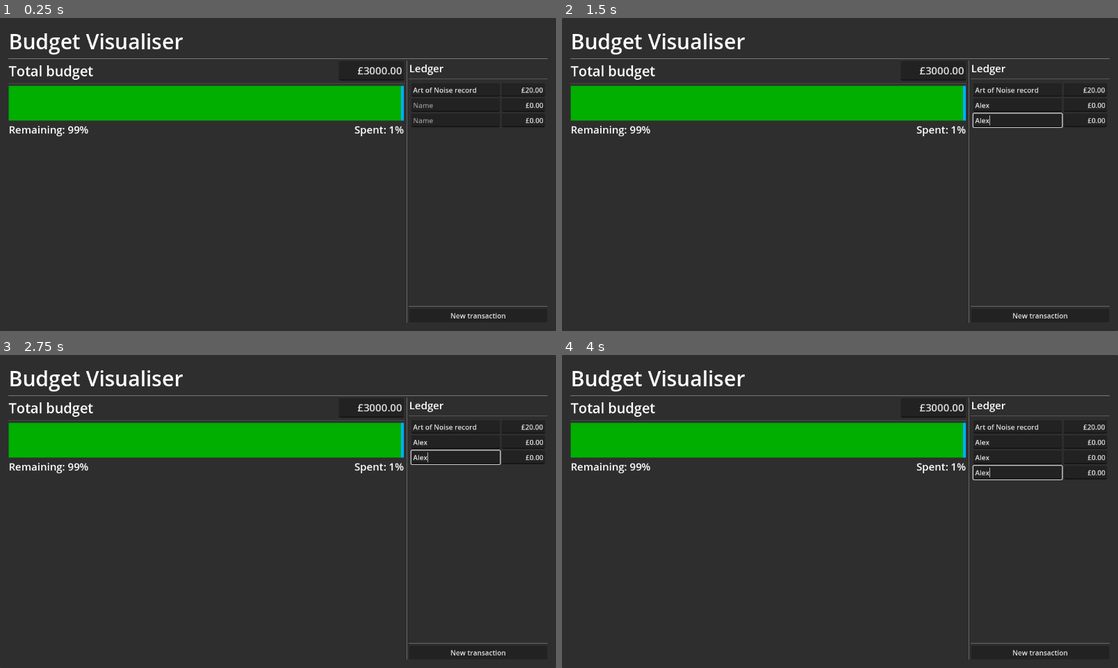
Above: before the commit, frames 1-4 (two rows, left to right).
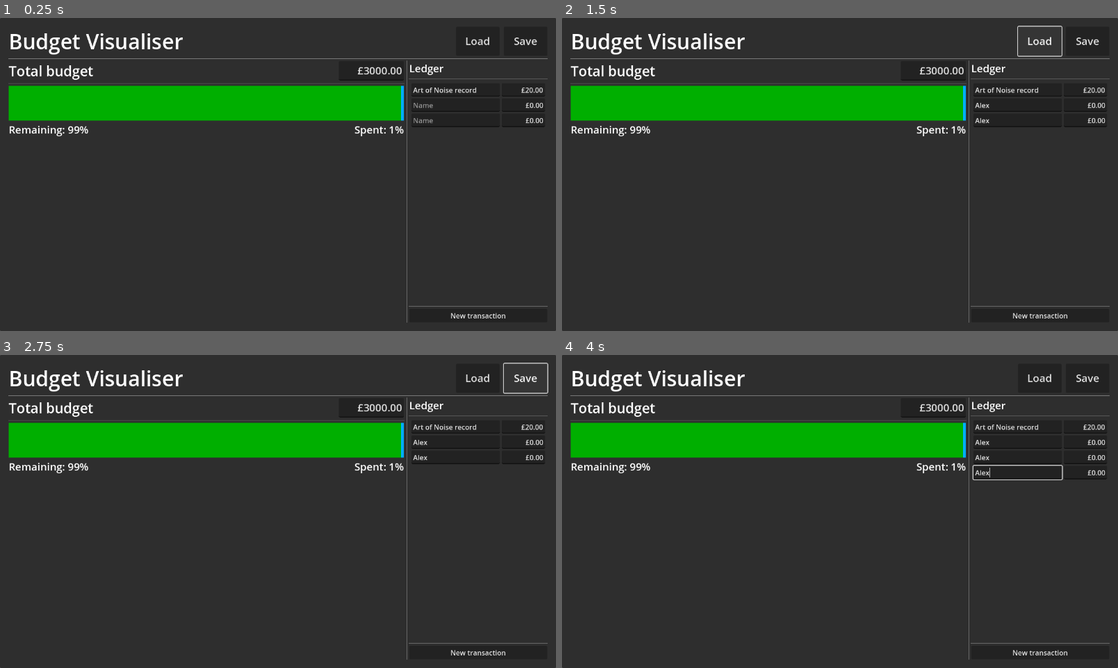
Above: after the commit, the same moments.

Repository: phrasmotica/budget-visualiser
Game: Godot game, scene res://app.tscn
The game is run twice, just before and just after one commit, with the same random seed, the same clock (stepped at 60 frames per second) and the same inputs.
Inputs (mouse positions are in pixels of both pictures, inside the frame that each line leads up to):
- Up to frame 1 (0.25 s): no input
- Up to frame 2 (1.5 s): click (1017, 105) at 0.52 s; type "Alex" at 0.6 s; click (1017, 121) at 0.75 s; type "Alex" at 0.83 s; click (1040, 39) at 1.25 s, where only the run after the commit has a clickable "Load"
- Up to frame 3 (2.75 s): click (528, 376) at 2 s, where only the run after the commit has a clickable "Save"
- Up to frame 4 (4 s): click "New transaction" at 2.75 s; click (1017, 473) at 3.52 s; type "Alex" at 3.6 s

The runs differ from the first frame. In frame 1, 0.1% of the frame differs, in the area x 83-97%, y 6-9%; in frame 2, 0.3%; in frame 3, 0.3%, in the area x 73-99%, y 2-36%; in frame 4, 0.1%.

Commit message:
Add load/save buttons to UI, and ensure UI elements are updated after loading

Diff:
--- a/app.tscn
+++ b/app.tscn
@@ -15,4 +15,5 @@
 [connection signal="app_open" from="." to="SaverLoader" method="_on_app_app_open"]
 [connection signal="app_quit" from="." to="UI" method="_on_app_app_quit"]
 [connection signal="created_save_data" from="UI" to="SaverLoader" method="_on_ui_created_save_data"]
+[connection signal="requested_load" from="UI" to="SaverLoader" method="_on_ui_requested_load"]
 [connection signal="loaded_data" from="SaverLoader" to="UI" method="_on_saver_loader_loaded_data"]
--- a/scenes/ui.tscn
+++ b/scenes/ui.tscn
@@ -20,10 +20,27 @@
 [node name="VBoxContainer" type="VBoxContainer" parent="MarginContainer"]
 layout_mode = 2
 
-[node name="HeaderLabel" type="Label" parent="MarginContainer/VBoxContainer"]
+[node name="HBoxContainer2" type="HBoxContainer" parent="MarginContainer/VBoxContainer"]
 layout_mode = 2
+theme_override_constants/separation = 10
+
+[node name="HeaderLabel" type="Label" parent="MarginContainer/VBoxContainer/HBoxContainer2"]
+layout_mode = 2
+size_flags_horizontal = 3
 theme_override_font_sizes/font_size = 48
 text = "Budget Visualiser"
+
+[node name="LoadButton" type="Button" parent="MarginContainer/VBoxContainer/HBoxContainer2"]
+custom_minimum_size = Vector2(100, 0)
+layout_mode = 2
+theme_override_font_sizes/font_size = 24
+text = "Load"
+
+[node name="SaveButton" type="Button" parent="MarginContainer/VBoxContainer/HBoxContainer2"]
+custom_minimum_size = Vector2(100, 0)
+layout_mode = 2
+theme_override_font_sizes/font_size = 24
+text = "Save"
 
 [node name="HSeparator" type="HSeparator" parent="MarginContainer/VBoxContainer"]
 layout_mode = 2
@@ -33,6 +50,7 @@
 size_flags_vertical = 3
 
 [node name="BudgetPanel" parent="MarginContainer/VBoxContainer/HBoxContainer" instance=ExtResource("1_iffwd")]
+unique_name_in_owner = true
 layout_mode = 2
 spent = 20.0
 
@@ -40,8 +58,11 @@
 layout_mode = 2
 
 [node name="LedgerPanel" parent="MarginContainer/VBoxContainer/HBoxContainer" instance=ExtResource("1_tkijw")]
+unique_name_in_owner = true
 custom_minimum_size = Vector2(300, 0)
 layout_mode = 2
 
+[connection signal="pressed" from="MarginContainer/VBoxContainer/HBoxContainer2/LoadButton" to="." method="_on_load_button_pressed"]
+[connection signal="pressed" from="MarginContainer/VBoxContainer/HBoxContainer2/SaveButton" to="." method="_on_save_button_pressed"]
 [connection signal="budget_changed" from="MarginContainer/VBoxContainer/HBoxContainer/BudgetPanel" to="." method="_on_budget_panel_budget_changed"]
 [connection signal="transactions_changed" from="MarginContainer/VBoxContainer/HBoxContainer/LedgerPanel" to="MarginContainer/VBoxContainer/HBoxContainer/BudgetPanel" method="_on_ledger_panel_transactions_changed"]
--- a/scripts/budget_panel.gd
+++ b/scripts/budget_panel.gd
@@ -1,5 +1,5 @@
 @tool
-extends MarginContainer
+class_name BudgetPanel extends MarginContainer
 
 @export
 var total_budget: float = 3000:
@@ -26,6 +26,9 @@
 @onready
 var budget_bar: BudgetBar = %BudgetBar
 
+@onready
+var ledger_panel: LedgerPanel = %LedgerPanel
+
 var _transactions_internal: Array[Transaction] = []
 
 signal budget_changed(budget: Budget)
@@ -33,6 +36,13 @@
 func _ready():
 	if not Engine.is_editor_hint():
 		spent = 0
+
+func inject(budget: Budget):
+	total_budget = budget.total_budget
+
+	overwrite_transactions(budget.transactions)
+
+	ledger_panel.inject(_transactions_internal)
 
 func update_budget():
 	if total_budget_edit:
@@ -43,16 +53,20 @@
 
 	broadcast()
 
-func _on_ledger_panel_transactions_changed(transactions: Array) -> void:
+func overwrite_transactions(transactions: Array) -> void:
 	_transactions_internal.clear()
 
 	for t in transactions:
+		print("Overwriting with %s %.2f" % [t.name, t.amount])
 		_transactions_internal.append(t as Transaction)
 
 	spent = _transactions_internal.map(func(t): return t.amount).reduce(sumf, 0)
 
 	var remaining := total_budget - spent
 	print("There is " + str(remaining) + " left in the budget")
+
+func _on_ledger_panel_transactions_changed(transactions: Array) -> void:
+	overwrite_transactions(transactions)
 
 	broadcast()
 
--- a/scripts/ledger_panel.gd
+++ b/scripts/ledger_panel.gd
@@ -1,5 +1,5 @@
 @tool
-extends MarginContainer
+class_name LedgerPanel extends MarginContainer
 
 @export
 var transaction_inputs: Array[TransactionInput] = []
@@ -33,6 +33,13 @@
 func set_delete_mode(is_delete_mode: bool):
 	for ti: TransactionInput in transaction_inputs:
 		ti.delete_mode = is_delete_mode
+
+func inject(transactions: Array[Transaction]):
+	for i in min(len(transactions), len(transaction_inputs)):
+		var t := transactions[i]
+		var ti := transaction_inputs[i]
+
+		ti.transaction = t
 
 func handle_adjust_transaction(transaction: Transaction) -> void:
 	print("Transaction " + str(transaction.id) + " for " + transaction.name + " has amount " + str(transaction.amount))
--- a/scripts/saver_loader.gd
+++ b/scripts/saver_loader.gd
@@ -32,3 +32,9 @@
     var success := save_data(data)
     if success:
         print("Saved data successfully!")
+
+func _on_ui_requested_load() -> void:
+    var data := load_data()
+
+    if data:
+        loaded_data.emit(data)
--- a/scripts/ui.gd
+++ b/scripts/ui.gd
@@ -1,21 +1,13 @@
 @tool
 extends PanelContainer
 
+@onready
+var budget_panel: BudgetPanel = %BudgetPanel
+
+signal requested_load
 signal created_save_data(data: SaveData)
 
 var _save_data: SaveData
-
-func _ready():
-	_save_data = SaveData.new()
-
-	_save_data.total_budget = 10000
-
-	var t := Transaction.new()
-	t.id = RandomNumberGenerator.new().randi()
-	t.name = "Test transaction"
-	t.amount = 100
-
-	_save_data.transactions = [t]
 
 func _on_app_app_quit() -> void:
 	created_save_data.emit(_save_data)
@@ -23,7 +15,13 @@
 func _on_saver_loader_loaded_data(data: SaveData) -> void:
 	_save_data = data
 
-	# TODO: update the UI with this data
+	var budget := Budget.new()
+	budget.id = data.id
+	budget.name = data.name
+	budget.total_budget = data.total_budget
+	budget.transactions = data.transactions
+
+	budget_panel.inject(budget)
 
 func _on_budget_panel_budget_changed(budget: Budget) -> void:
 	if Engine.is_editor_hint():
@@ -37,3 +35,9 @@
 	data.transactions = budget.transactions
 
 	created_save_data.emit(data)
+
+func _on_load_button_pressed() -> void:
+	requested_load.emit()
+
+func _on_save_button_pressed() -> void:
+	created_save_data.emit(_save_data)
